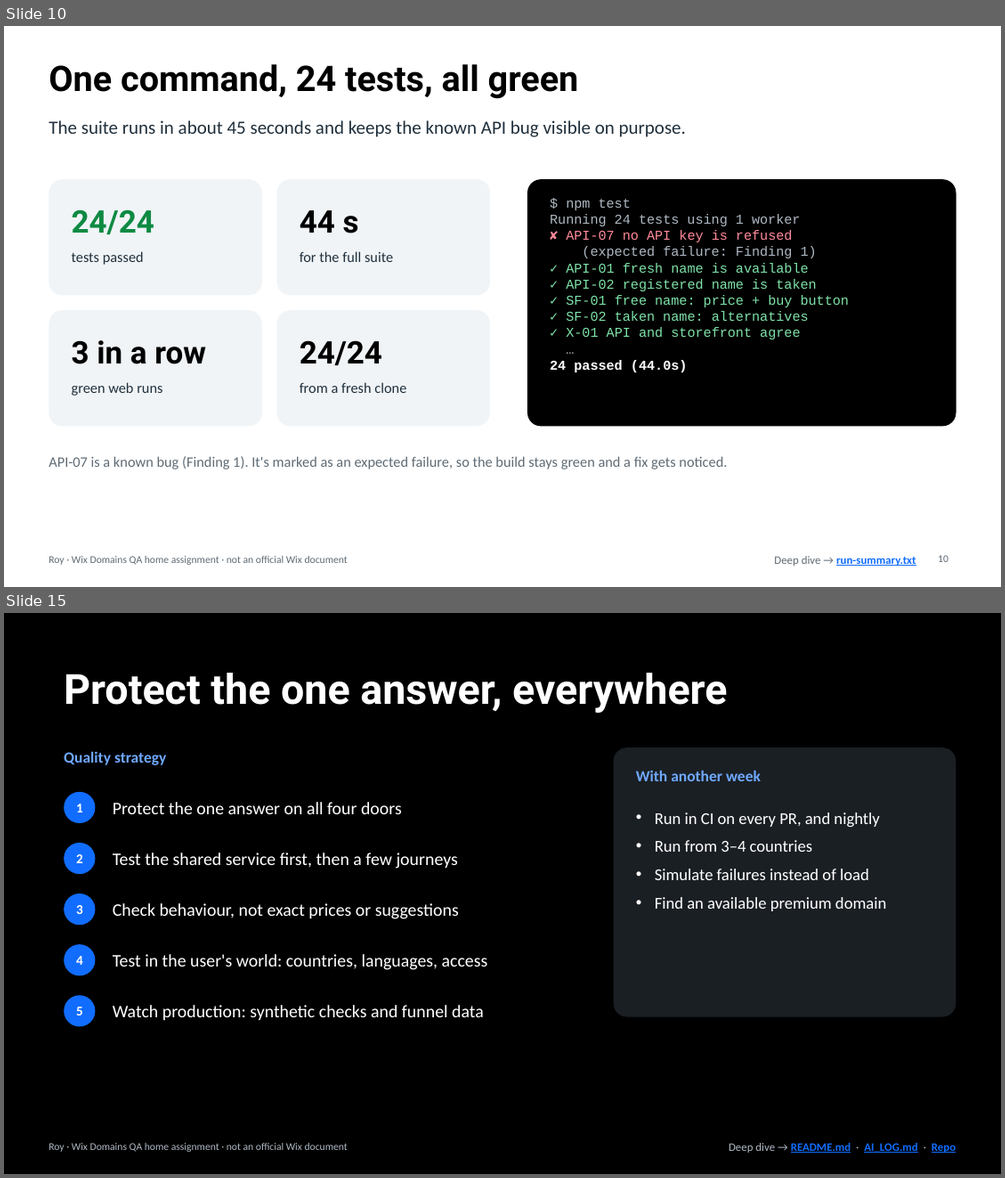
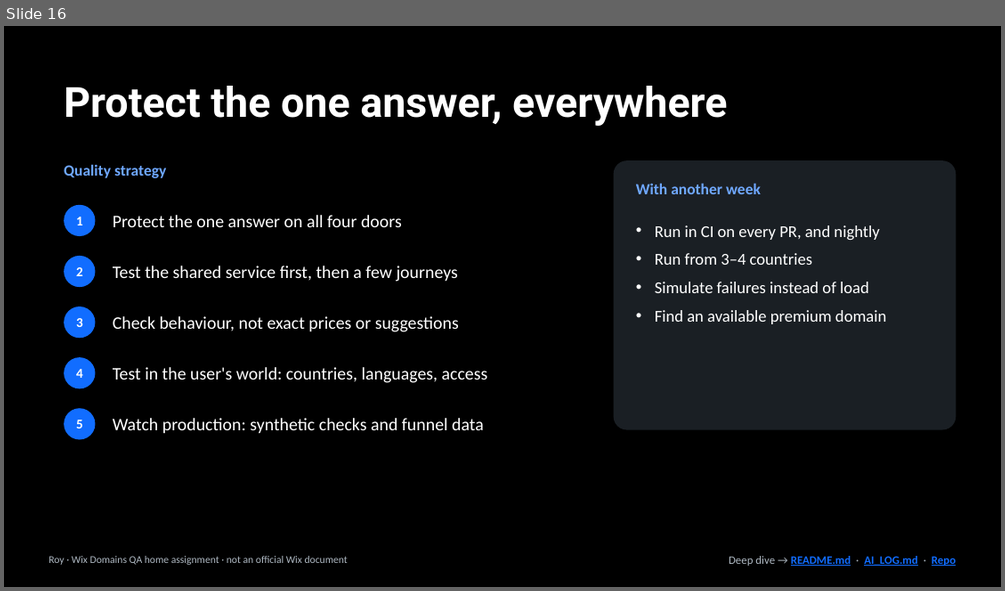
Before and after one commit to kazes5/WixAssignment, a slide deck: presentation/WixDomains_QA.pptx. Shown one above the other, each under a label of ours: slides 10 and 15 before the commit, slide 16 after it; the slides between them are not shown. The pictures are 1005x1178 and 1005x591 pixels, drawn with LibreOffice and Linux fonts; fonts in the diff are those of the drawing. Boxes give left, top, right and bottom in pixels: in the first picture for what was removed or moved away, otherwise in the second. Text is boxed around its words. In the diff, an @@ line names an element or a change of style, - is before the commit and + after.

```diff
--- a/presentation/WixDomains_QA.pptx
+++ b/presentation/WixDomains_QA.pptx
@@ slide 10 removed at [4,26,1001,587], background #FFFFFF @@
@@ title removed at [48,64,579,99] @@
-One command, 24 tests, all green
@@ text removed at [48,120,686,137] @@
-The suite runs in about 45 seconds and keeps the known API bug visible on purpose.
@@ rounded rectangle removed at [48,179,262,295] @@
@@ rounded rectangle removed at [277,179,490,295] @@
@@ rounded rectangle removed at [527,179,956,426] @@
@@ text removed at [72,209,154,234] @@
-24/24
@@ text removed at [299,210,359,233] @@
-44 s
@@ text removed at [550,199,849,372] @@
-$ npm test
-Running 24 tests using 1 worker
-✘ API-07 no API key is refused
-(expected failure: Finding 1)
-✓ API-01 fresh name is available
-✓ API-02 registered name is taken
-✓ SF-01 free name: price + buy button
-✓ SF-02 taken name: alternatives
-✓ X-01 API and storefront agree
-…
-24 passed (44.0s)
@@ text removed at [72,251,144,265] @@
-tests passed
@@ text removed at [299,251,393,262] @@
-for the full suite
@@ rounded rectangle removed at [48,310,262,426] @@
@@ rounded rectangle removed at [277,310,490,426] @@
@@ text removed at [72,340,206,364] @@
-3 in a row
@@ text removed at [299,340,382,365] @@
-24/24
@@ text removed at [72,382,162,395] @@
-green web runs
@@ text removed at [299,382,406,393] @@
-from a fresh clone
@@ text removed at [48,456,727,469] @@
-API-07 is a known bug (Finding 1). It's marked as an expected failure, so the build stays green and a fix gets noticed.
@@ text removed at [48,556,348,564] @@
-Roy · Wix Domains QA home assignment · not an official Wix document
@@ text removed at [774,556,915,565] @@
-Deep dive → run-summary.txt
@@ page number removed at [938,555,948,562] @@
-10
@@ what was slide 15 is now slide 16 @@
```
Also in this commit, not shown: 5 slides changed, 9 slides added, 7 other slides removed, 4 other files.
